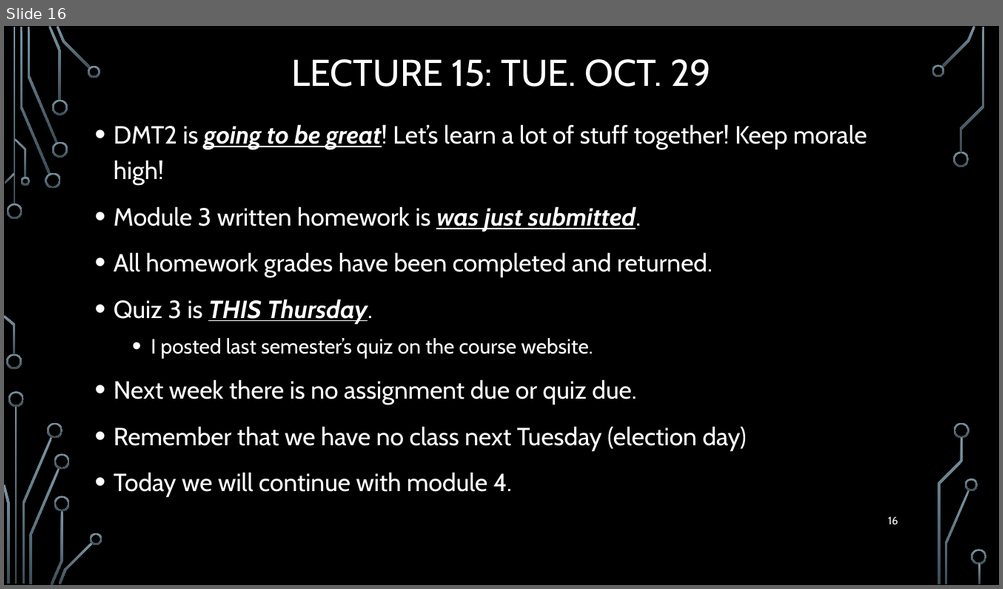
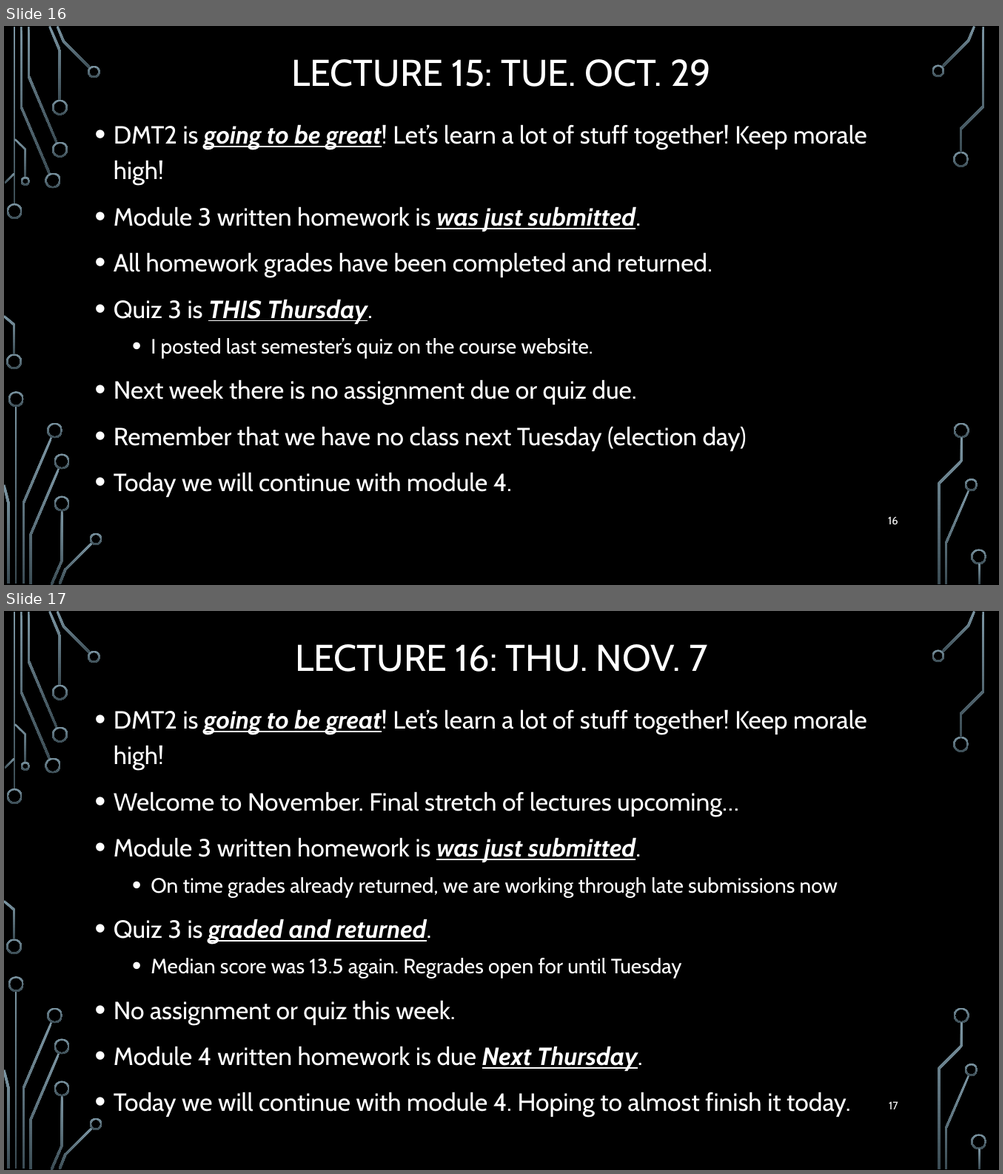
Before and after one commit to markfloryan/dmt2, a slide deck: slides/00-DailyAnnouncements.pptx. Shown one above the other, each under a label of ours: slide 16 before the commit, slides 16 and 17 after it. The pictures are 1003x589 and 1003x1174 pixels, drawn with LibreOffice and Linux fonts; fonts in the diff are those of the drawing; background and template pictures are left out. Boxes give left, top, right and bottom in pixels: in the first picture for what was removed or moved away, otherwise in the second. Text is boxed around its words. In the diff, an @@ line names an element or a change of style, - is before the commit and + after.

Commit message:
announcements

```diff
--- a/slides/00-DailyAnnouncements.pptx
+++ b/slides/00-DailyAnnouncements.pptx
@@ slide 17 added at (4,611,999,1170), background picture (left out); not listed: 36 template elements that a slide beside it also shows @@
@@ title added at (295,644,707,672), 36 pt, text #FFFFFF @@
+LECTURE 16: THU. NOV. 7
@@ text added at (114,709,867,1117), 24 pt, text #FFFFFF @@
+• DMT2 is going to be great! Let’s learn a lot of stuff together! Keep morale high!
+• Welcome to November. Final stretch of lectures upcoming…
+• Module 3 written homework is was just submitted.
+  • On time grades already returned, we are working through late submissions now
+• Quiz 3 is graded and returned.
+  • Median score was 13.5 again. Regrades open for until Tuesday
+• No assignment or quiz this week.
+• Module 4 written homework is due Next Thursday.
+• Today we will continue with module 4. Hoping to almost finish it today.
@@ page number added at (888,1102,898,1110), 10.5 pt, text #FFFFFF @@
+17
```
